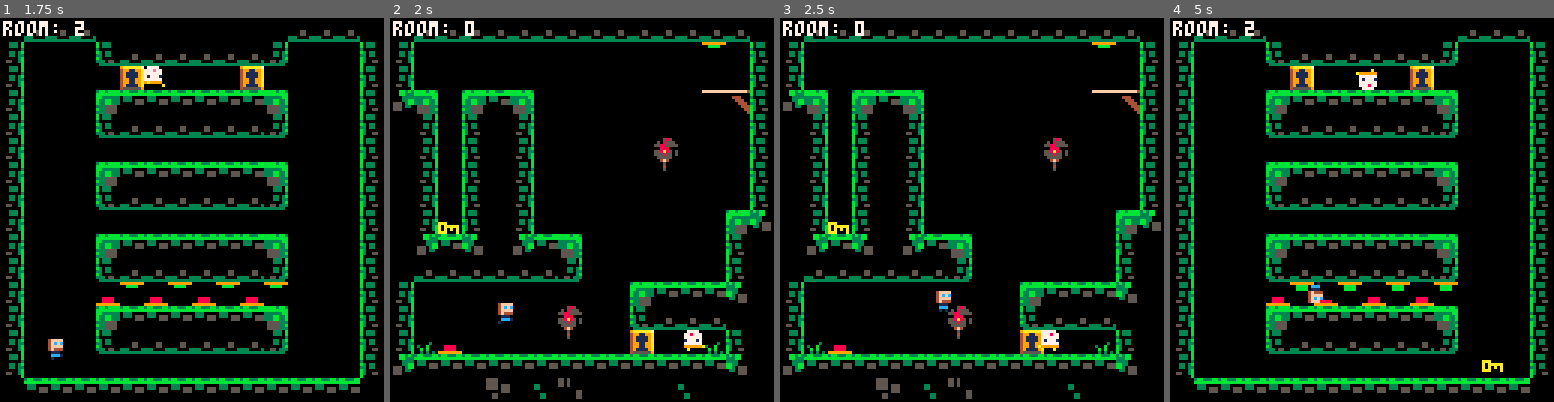
Above: before the commit, frames 1-4 (left to right).
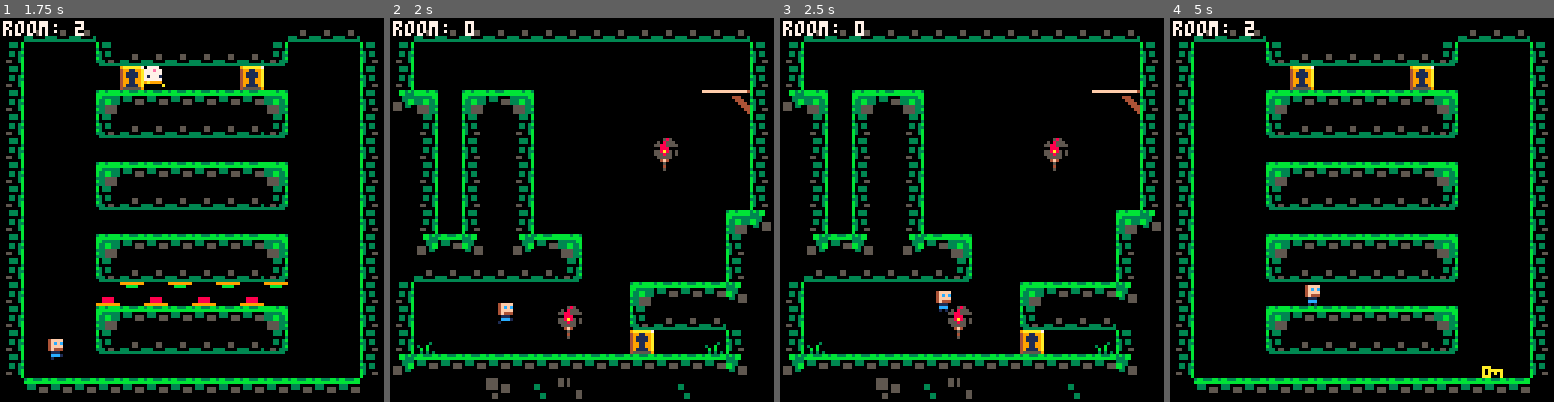
Above: after the commit, the same moments.

Repository: tamewhale/saviour-complex
Game: PICO-8 cartridge saviour.p8
The game is run twice, just before and just after one commit, with the same random seed, the same clock (stepped at 60 frames per second) and the same inputs.
Inputs:
- Up to frame 1 (1.75 s): tap X (X key) at 0.33, 1.07 s; tap O (Z key) at 0.7, 1.7 s; hold Right from 1.6 s (still down)
- Up to frame 2 (2 s): keep holding Right; tap X (X key) at 1.85 s
- Up to frame 3 (2.5 s): release Right at 2.1 s; tap O (Z key) at 2.1 s; hold Up 2.15-2.42 s; hold Right from 2.47 s (still down)
- Up to frame 4 (5 s): tap O (Z key) every 0.4 s from 2.5 to 4.9 s; tap X (X key) at 2.97, 4.08 s; release Right at 3.03 s; hold Left 3.08-3.58 s; hold Right 4.02-4.68 s; hold Up from 4.73 s (still down)

Frame 1 is identical in both runs. In frame 2, 0.5% of the frame differs, in the area x 12-88%, y 6-88%; in frame 3, 0.5%; in frame 4, 1.3%, in the area x 25-87%, y 13-94%.

Commit message:
Destroy all actors except player when moving rooms

Diff:
--- a/saviour.p8
+++ b/saviour.p8
@@ -165,6 +165,7 @@
 end
 
 function room_transition()
+    -- increment room number and move camera
     if (room >= 2) then
         room = 0
         camera_x = 0
@@ -176,7 +177,7 @@
     -- reset gravity
     gravity_direction = 1
     -- move player x and y to the position of the player map tile
-        for y = 0, 15 do
+    for y = 0, 15 do
         for x = 0 + room * 16, 0 + room * 16 + 15 do
             if (mget(x, y) == 48) then
                 player.x = x
@@ -185,6 +186,13 @@
             end
         end
     end
+    -- destroy all actors except player
+    for a in all(actor) do
+        if (a.kind != 1) then
+            del(actor, a)
+        end
+    end
+    -- todo: reset room
 end
 
 function move_player(pl)
@@ -229,11 +237,6 @@
     else
         pl.frame = 49 + flr(pl.f0)
     end
-
-    if (pl == player2) then
-        pl.frame = pl.frame + 75 - 48
-    end
-
 end
 
 function move_monster(m)
